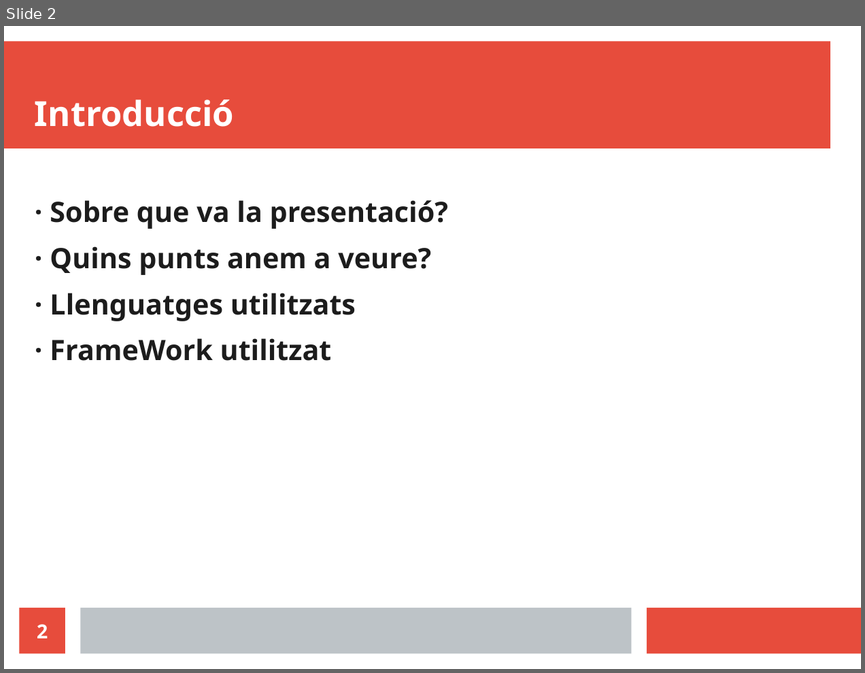
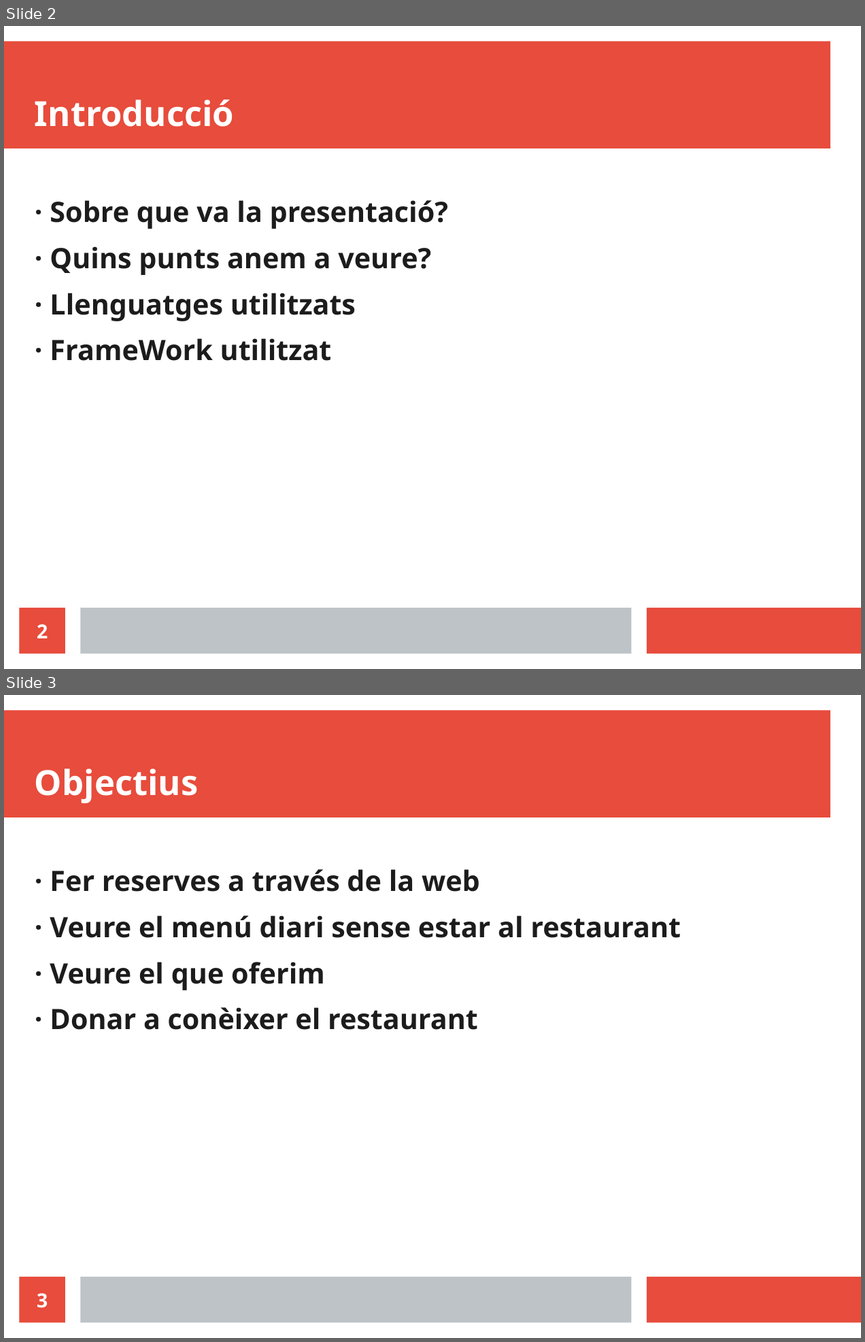
Before and after one commit to DomaxX26/Programs, a slide deck: HTML y CSS/Prensetació Projecte.odp. Shown one above the other, each under a label of ours: slide 2 before the commit, slides 2 and 3 after it. The pictures are 865x673 and 865x1342 pixels, drawn with LibreOffice and Linux fonts; fonts in the diff are those of the drawing. Boxes give left, top, right and bottom in pixels: in the first picture for what was removed or moved away, otherwise in the second. Text is boxed around its words. In the diff, an @@ line names an element or a change of style, - is before the commit and + after.

```diff
--- a/HTML y CSS/Prensetació Projecte.odp
+++ b/HTML y CSS/Prensetació Projecte.odp
@@ slide 3 added at [4,695,861,1338], background #FFFFFF; not listed: 3 template elements that a slide beside it also shows @@
@@ title added at [35,768,198,803], 32 pt, text #FFFFFF, bold @@
+Objectius
@@ text added at [50,869,681,1030], 26 pt, text #1C1C1C, bold @@
+· Fer reserves a través de la web
+· Veure el menú diari sense estar al restaurant
+· Veure el que oferim
+· Donar a conèixer el restaurant
@@ page number added at [20,1276,65,1323], fill #E74C3C, 18 pt, text #FFFFFF, bold @@
+3
```
Also in this commit, not shown: 1 slide changed, 2 other slides added, 2 slides removed, 6 other files.
